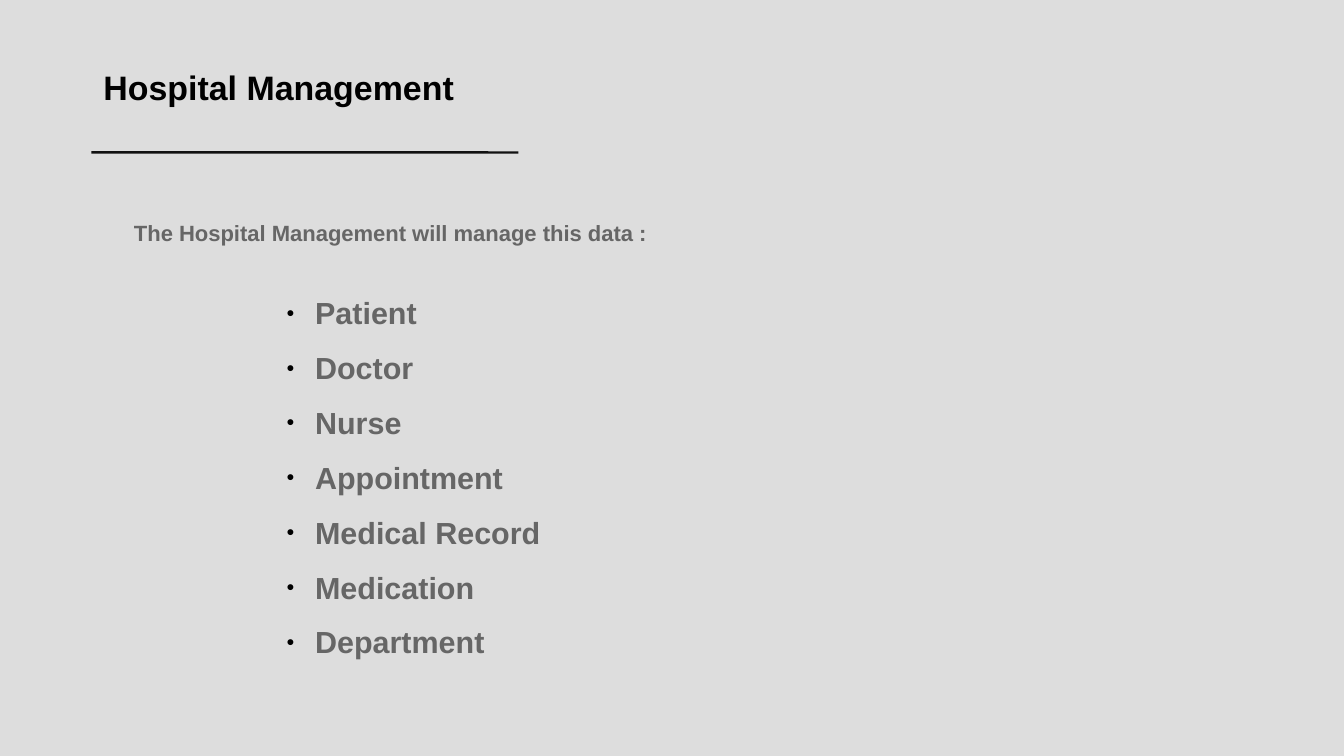
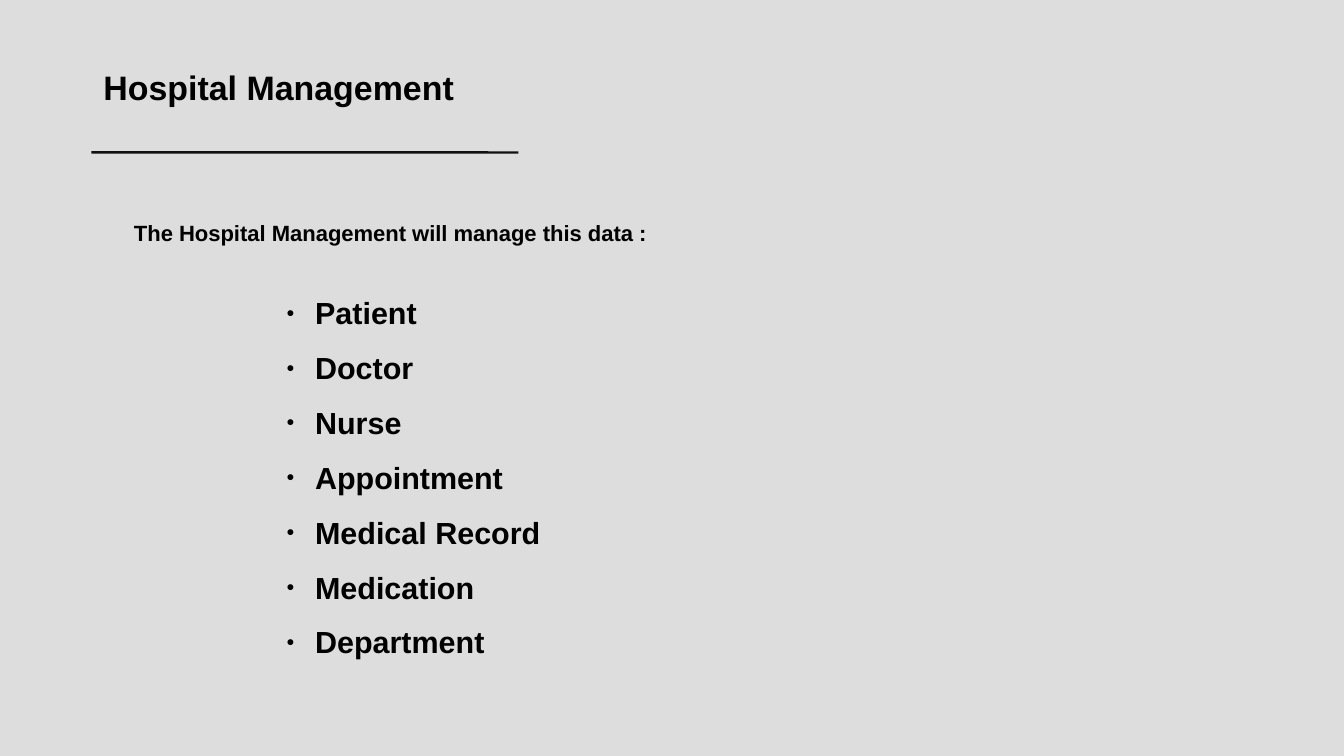
Before and after one commit to enzo-jehl/hospital, a slide deck: slide 2 of project-presentation.odp. Drawn at 1344x756 pixels with LibreOffice and Linux fonts; fonts in the diff are those of the drawing. Boxes give left, top, right and bottom in pixels: in the first picture for what was removed or moved away, otherwise in the second. Text is boxed around its words. In the diff, an @@ line names an element or a change of style, - is before the commit and + after.

```diff
--- a/project-presentation.odp
+++ b/project-presentation.odp
@@ text "The Hospital Management will manage ..." at bbox=[134, 225, 633, 246]: text colour #666666 to #000000 @@
@@ text "Patient" at bbox=[315, 302, 540, 659]: text colour #666666 to #000000 @@
```
Also in this commit, not shown: 2 other slides changed, 4 slides added, 1 slide removed, 3 other files.
